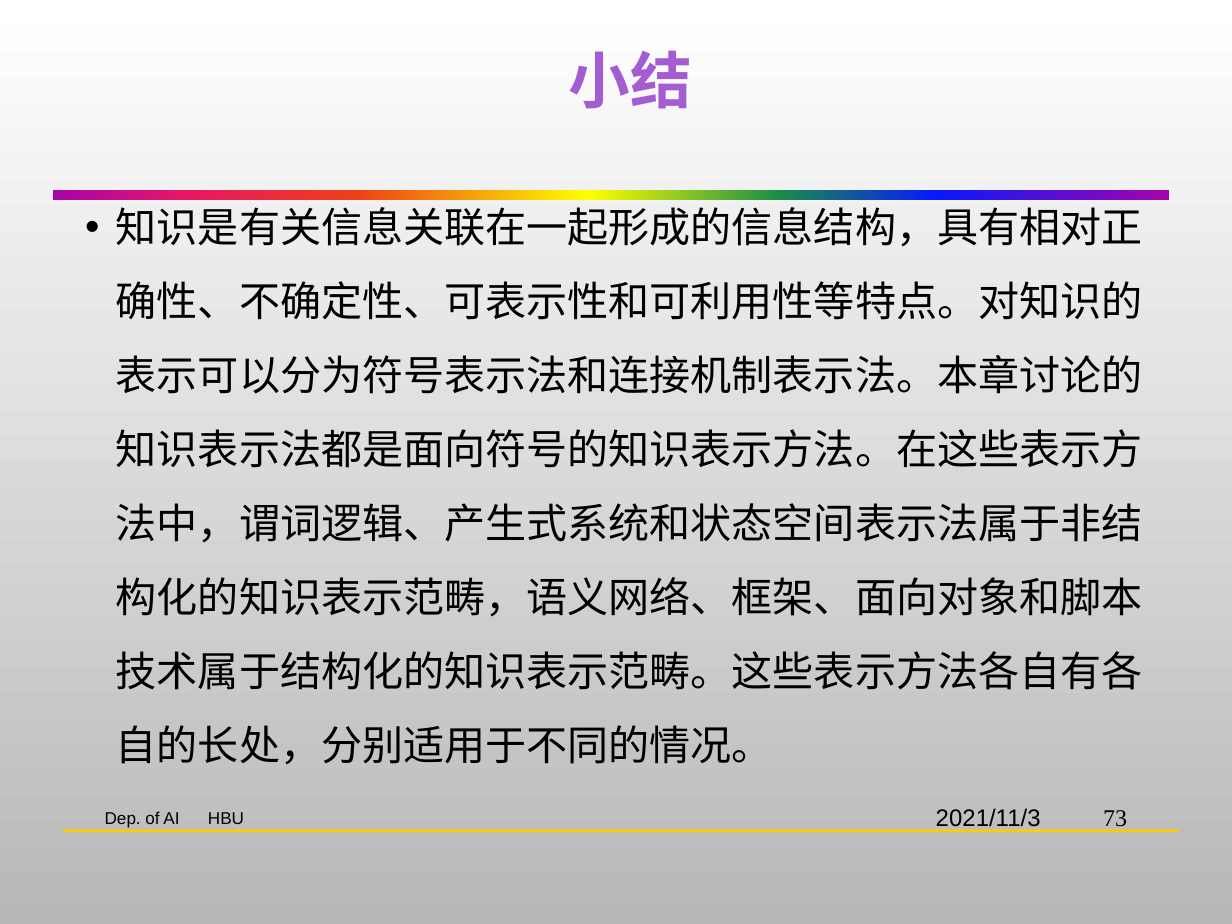
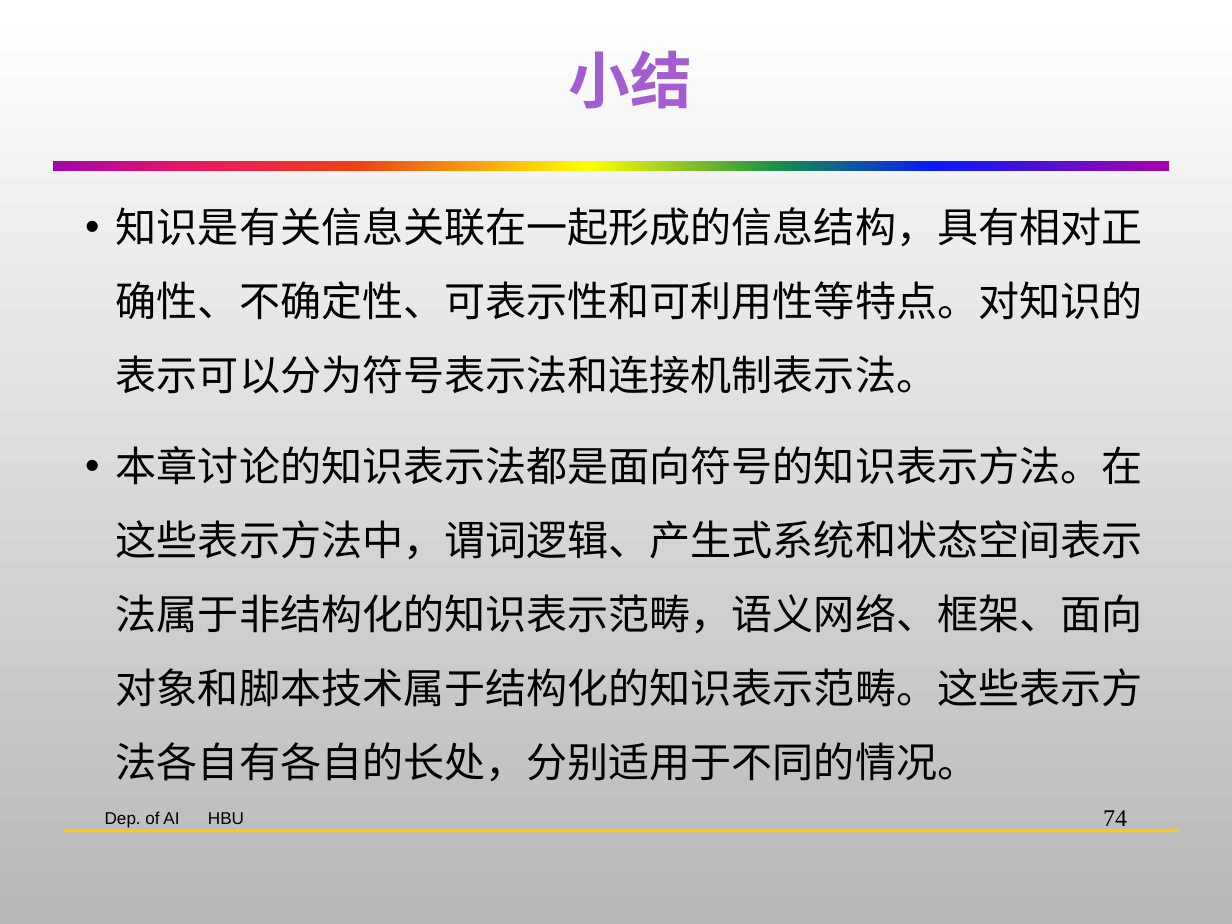
Before and after one commit to HBU/Artificial_Intelligence, a slide deck: slide 74 of AI-PPT-史忠植/AI02知识表示.pptx (slide 73 before the commit). Drawn at 1232x924 pixels with LibreOffice and Linux fonts; fonts in the diff are those of the drawing; background and template pictures are left out. Boxes give left, top, right and bottom in pixels: in the first picture for what was removed or moved away, otherwise in the second. Text is boxed around its words. In the diff, an @@ line names an element or a change of style, - is before the commit and + after.

```diff
--- a/AI-PPT-史忠植/AI02知识表示.pptx
+++ b/AI-PPT-史忠植/AI02知识表示.pptx
@@ rectangle: place and size @@
-rectangle at (53,191,1169,201)
+rectangle at (53,161,1169,171)
@@ text at (116,207,1143,781): text changed @@
-• 知识是有关信息关联在一起形成的信息结构，具有相对正确性、不确定性、可表示性和可利用性等特点。对知识的表示可以分为符号表示法和连接机制表示法。本章讨论的知识表示法都是面向符号的知识表示方法。在这些表示方法中，谓词逻辑、产生式系统和状态空间表示法属于非结构化的知识表示范畴，语义网络、框架、面向对象和脚本技术属于结构化的知识表示范畴。这些表示方法各自有各自的长处，分别适用于不同的情况。
+• 知识是有关信息关联在一起形成的信息结构，具有相对正确性、不确定性、可表示性和可利用性等特点。对知识的表示可以分为符号表示法和连接机制表示法。
+• 本章讨论的知识表示法都是面向符号的知识表示方法。在这些表示方法中，谓词逻辑、产生式系统和状态空间表示法属于非结构化的知识表示范畴，语义网络、框架、面向对象和脚本技术属于结构化的知识表示范畴。这些表示方法各自有各自的长处，分别适用于不同的情况。
@@ text removed at (936,808,1041,832) @@
-2021/11/3
@@ page number at (1103,810,1127,832): text changed @@
-73
+74
```
Also in this commit, not shown: 73 other slides changed, 1 slide added.
